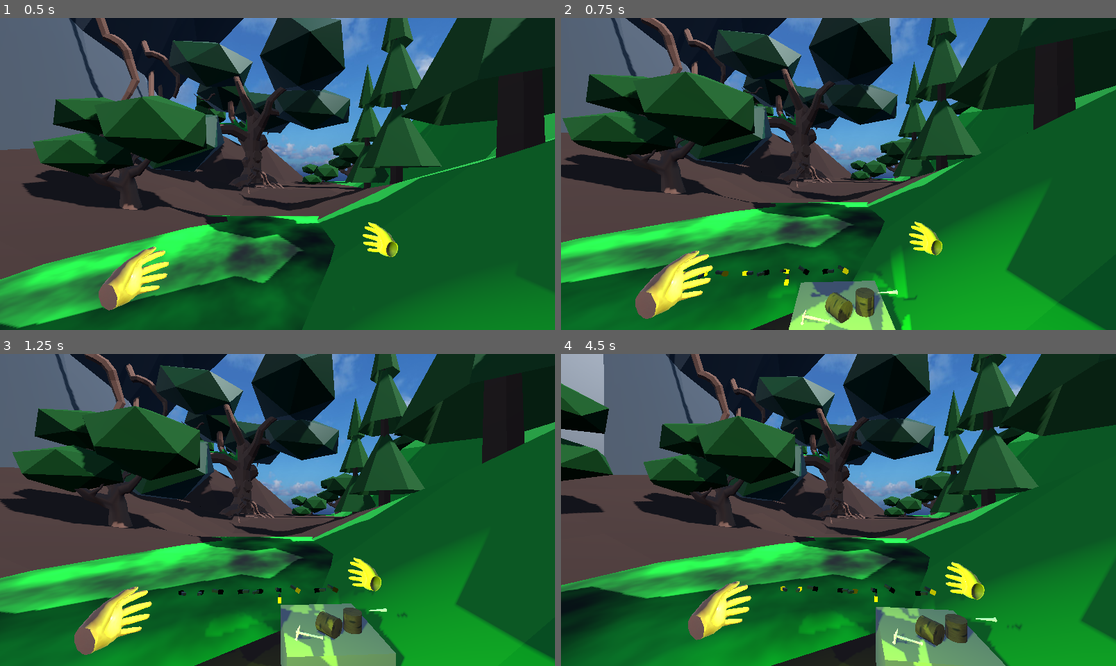
Above: before the commit, frames 1-4 (two rows, left to right).
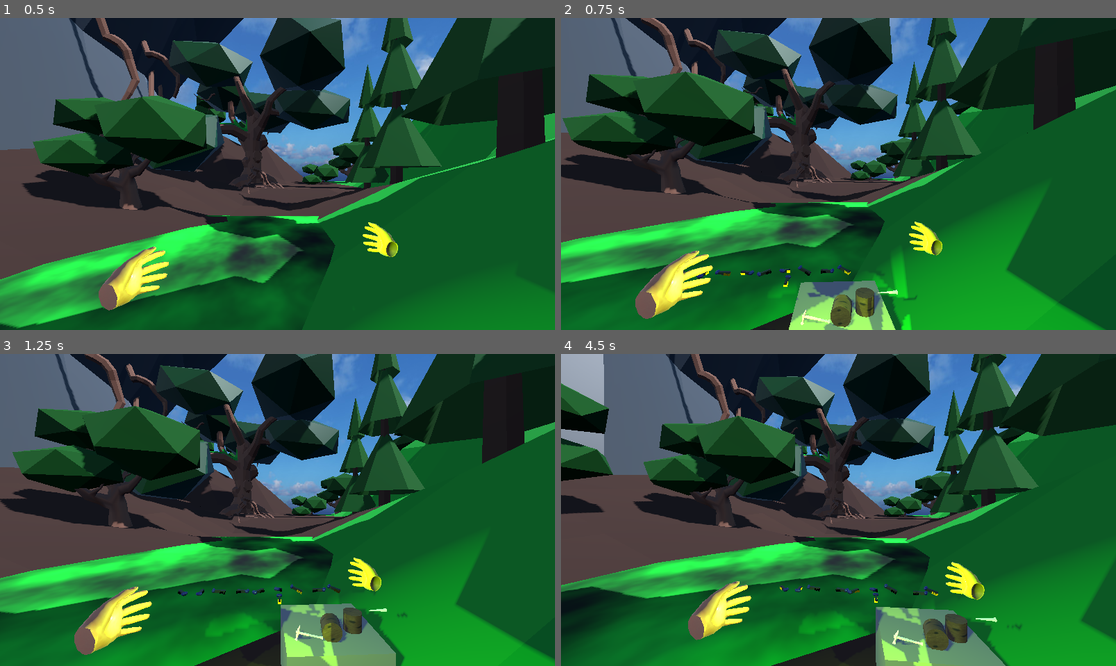
Above: after the commit, the same moments.

Repository: goatchurchprime/gamejamenchanted
Game: Godot game, scene res://main.tscn
Two runs of this game, one before a commit and one after it. Both use one fixed random seed, a clock stepped at 60 frames per second and the inputs below. Sound files missing from this copy of the repository are replaced by a short silence.
Inputs (mouse positions are in pixels of both pictures, inside the frame that each line leads up to):
- Up to frame 1 (0.5 s): no input
- Up to frame 2 (0.75 s): tap Enter (ui_accept) at 0.5 s; move the mouse to (866, 174) at 0.52 s; hold Up (ui_up) from 0.53 s (still down); tap R at 0.6 s; click (866, 174) at 0.67 s
- Up to frame 3 (1.25 s): keep holding Up (ui_up); tap Enter (ui_accept) at 0.77, 1.07 s
- Up to frame 4 (4.5 s): keep holding Up (ui_up); move the mouse to (810, 510) at 1.27 s; tap 1 at 1.35 s; tap Enter (ui_accept) at 1.52, 1.82, 3.02, 3.32, 3.77, 4.07, 4.25 s; move the mouse to (849, 503) at 2.02 s; tap 2 at 2.1 s; move the mouse to (832, 516) at 2.77 s; tap 3 at 2.85 s; click (832, 516) at 2.92 s; move the mouse to (877, 513) at 3.52 s; tap 4 at 3.6 s; move the mouse to (794, 506) at 4.27 s; tap 5 at 4.35 s

Frame 1 is identical in both runs. In frame 2, 0.5% of the frame differs, in the area x 22-59%, y 79-100%; in frame 3, 0.5%; in frame 4, 0.7%, in the area x 39-71%, y 73-96%.

Commit message:
segmented fireflies

Diff:
--- a/enchantedtree/Player.tscn
+++ b/enchantedtree/Player.tscn
@@ -93,88 +93,16 @@
 
 [node name="Skeleton3D" parent="XRControllerLeft/XRToolsCollisionHand/LeftPhysicsHand/Hand_Nails_L/Armature" index="0"]
 bones/1/rotation = Quaternion(0.323537, -2.56581e-05, -0.0272204, 0.945824)
-bones/2/rotation = Quaternion(-0.0904441, -0.0415175, -0.166293, 0.981042)
-bones/3/rotation = Quaternion(-0.0466199, 0.020971, 0.0103276, 0.998639)
-bones/5/rotation = Quaternion(-0.00128455, -0.0116081, -0.0168259, 0.99979)
-bones/6/rotation = Quaternion(0.102925, -0.00993208, -0.00794417, 0.994608)
-bones/7/rotation = Quaternion(-0.012859, -0.0236108, -0.323258, 0.945929)
-bones/8/rotation = Quaternion(0.0120575, -0.00929194, -0.247472, 0.968775)
-bones/10/rotation = Quaternion(-0.0357539, -0.000400032, 0.00636764, 0.99934)
-bones/11/rotation = Quaternion(-0.00264964, -0.00114471, -0.125992, 0.992027)
-bones/12/rotation = Quaternion(0.0394225, 0.00193393, -0.228074, 0.972843)
-bones/13/rotation = Quaternion(-0.0123395, -0.00881294, -0.280669, 0.959685)
-bones/15/rotation = Quaternion(-0.0702656, 0.0101908, -0.0243307, 0.99718)
-bones/16/rotation = Quaternion(-0.0320634, -0.00223624, -0.0686366, 0.997124)
-bones/17/rotation = Quaternion(0.0253452, 0.00812462, -0.249005, 0.968136)
-bones/18/rotation = Quaternion(0.00252232, 0.00788073, -0.243204, 0.96994)
-bones/20/rotation = Quaternion(-0.0917369, 0.0203027, -0.010183, 0.995524)
-bones/21/rotation = Quaternion(-0.0625182, -0.00022572, -0.115393, 0.991351)
-bones/22/rotation = Quaternion(0.0585786, 0.0216483, -0.269905, 0.96086)
-bones/23/rotation = Quaternion(0.00687177, -0.00357275, -0.211953, 0.977249)
 
 [node name="BoneRoot" parent="XRControllerLeft/XRToolsCollisionHand/LeftPhysicsHand/Hand_Nails_L/Armature/Skeleton3D" index="1"]
 transform = Transform3D(1, -1.83077e-05, 1.5264e-08, 1.52677e-08, 0.00166774, 0.999999, -1.83077e-05, -0.999999, 0.00166774, 3.86425e-08, -1.86975e-05, 0.0271756)
 
-[node name="BoneThumbMetacarpal" parent="XRControllerLeft/XRToolsCollisionHand/LeftPhysicsHand/Hand_Nails_L/Armature/Skeleton3D" index="2"]
-transform = Transform3D(0.998519, 0.0514604, -0.0176509, -0.017651, 0.613335, 0.789626, 0.0514604, -0.788145, 0.613335, 0.00999954, 0.0200266, 3.59323e-05)
-
-[node name="BoneThumbProximal" parent="XRControllerLeft/XRToolsCollisionHand/LeftPhysicsHand/Hand_Nails_L/Armature/Skeleton3D" index="3"]
-transform = Transform3D(0.921479, 0.383958, -0.0587628, -0.124052, 0.434264, 0.892203, 0.368087, -0.814856, 0.447796, 0.012311, 0.0475754, -0.0353648)
-
-[node name="BoneThumbDistal" parent="XRControllerLeft/XRToolsCollisionHand/LeftPhysicsHand/Hand_Nails_L/Armature/Skeleton3D" index="4"]
-transform = Transform3D(0.930159, 0.366844, 0.0151708, -0.154037, 0.352396, 0.923087, 0.333283, -0.860954, 0.384292, 0.028494, 0.0658787, -0.0697092)
-
-[node name="BoneIndexMetacarpal" parent="XRControllerLeft/XRToolsCollisionHand/LeftPhysicsHand/Hand_Nails_L/Armature/Skeleton3D" index="5"]
-transform = Transform3D(0.999165, 0.0336562, -0.0231681, 0.0231985, -0.00051113, 0.999731, 0.0336353, -0.999433, -0.00129147, -0.0100005, 0.0224317, 3.59286e-05)
-
-[node name="BoneIndexProximal" parent="XRControllerLeft/XRToolsCollisionHand/LeftPhysicsHand/Hand_Nails_L/Armature/Skeleton3D" index="6"]
-transform = Transform3D(0.997821, 0.0419384, -0.0509326, 0.0413169, 0.204661, 0.97796, 0.0514381, -0.977934, 0.202483, -0.00729559, 0.0223907, -0.0802861)
-
-[node name="BoneIndexMiddle" parent="XRControllerLeft/XRToolsCollisionHand/LeftPhysicsHand/Hand_Nails_L/Armature/Skeleton3D" index="7"]
-transform = Transform3D(0.759851, 0.644453, -0.0854741, -0.040588, 0.178251, 0.983148, 0.648829, -0.743577, 0.161601, -0.00569705, 0.0301916, -0.117561)
-
-[node name="BoneIndexDistal" parent="XRControllerLeft/XRToolsCollisionHand/LeftPhysicsHand/Hand_Nails_L/Armature/Skeleton3D" index="8"]
-transform = Transform3D(0.356468, 0.927111, -0.115741, -0.109286, 0.164404, 0.98032, 0.927894, -0.336804, 0.159925, 0.0145038, 0.035779, -0.140869)
-
-[node name="BoneMiddleMetacarpal" parent="XRControllerLeft/XRToolsCollisionHand/LeftPhysicsHand/Hand_Nails_L/Armature/Skeleton3D" index="9"]
-transform = Transform3D(0.999918, -0.0127165, -0.00125617, 0.000365489, -0.0698022, 0.997561, -0.0127732, -0.99748, -0.0697919, -0.0100005, 0.00355416, 3.59286e-05)
-
-[node name="BoneMiddleProximal" parent="XRControllerLeft/XRToolsCollisionHand/LeftPhysicsHand/Hand_Nails_L/Armature/Skeleton3D" index="10"]
-transform = Transform3D(0.971345, 0.237654, -0.00293004, 0.0207339, -0.0724503, 0.997156, 0.236766, -0.968644, -0.0753018, -0.0110237, -0.00206236, -0.0802245)
-
-[node name="BoneMiddleMiddle" parent="XRControllerLeft/XRToolsCollisionHand/LeftPhysicsHand/Hand_Nails_L/Armature/Skeleton3D" index="11"]
-transform = Transform3D(0.764922, 0.643161, -0.0351718, 0.0290327, 0.0201225, 0.999376, 0.643468, -0.765466, -0.00328059, -0.000328456, -0.00532286, -0.123817)
-
-[node name="BoneMiddleDistal" parent="XRControllerLeft/XRToolsCollisionHand/LeftPhysicsHand/Hand_Nails_L/Armature/Skeleton3D" index="12"]
-transform = Transform3D(0.297115, 0.95453, -0.0243818, 0.0374454, 0.0138673, 0.999202, 0.954107, -0.297791, -0.0316226, 0.0205207, -0.00467056, -0.148631)
-
-[node name="BoneRingMetacarpal" parent="XRControllerLeft/XRToolsCollisionHand/LeftPhysicsHand/Hand_Nails_L/Armature/Skeleton3D" index="13"]
-transform = Transform3D(0.998609, 0.047074, 0.0237409, -0.0169882, -0.138981, 0.990149, 0.0499098, -0.989175, -0.137988, -0.0100005, -0.0130734, 3.59304e-05)
-
-[node name="BoneRingProximal" parent="XRControllerLeft/XRToolsCollisionHand/LeftPhysicsHand/Hand_Nails_L/Armature/Skeleton3D" index="14"]
-transform = Transform3D(0.982964, 0.181854, 0.0266582, 0.0109494, -0.202722, 0.979175, 0.183471, -0.962202, -0.20126, -0.00651963, -0.0233502, -0.0731075)
-
 [node name="BoneRingMiddle" parent="XRControllerLeft/XRToolsCollisionHand/LeftPhysicsHand/Hand_Nails_L/Armature/Skeleton3D" index="15"]
 transform = Transform3D(0.772579, 0.634603, 0.0200164, 0.0794845, -0.127948, 0.98859, 0.629924, -0.762173, -0.149291, 0.000778394, -0.0314857, -0.111722)
 
-[node name="BoneRingDistal" parent="XRControllerLeft/XRToolsCollisionHand/LeftPhysicsHand/Hand_Nails_L/Armature/Skeleton3D" index="16"]
-transform = Transform3D(0.381387, 0.924068, 0.025339, 0.114105, -0.0742599, 0.990689, 0.917346, -0.374945, -0.133762, 0.0184188, -0.0350424, -0.132908)
-
-[node name="BonePinkyMetacarpal" parent="XRControllerLeft/XRToolsCollisionHand/LeftPhysicsHand/Hand_Nails_L/Armature/Skeleton3D" index="17"]
-transform = Transform3D(0.998969, 0.0165318, 0.0422887, -0.0385953, -0.181426, 0.982647, 0.0239172, -0.983265, -0.180601, -4.58211e-07, -0.0299734, 3.59304e-05)
-
-[node name="BonePinkyProximal" parent="XRControllerLeft/XRToolsCollisionHand/LeftPhysicsHand/Hand_Nails_L/Armature/Skeleton3D" index="18"]
-transform = Transform3D(0.969212, 0.239304, 0.0579745, 0.0185535, -0.305761, 0.951928, 0.245527, -0.921544, -0.300787, 0.00108587, -0.0418952, -0.0645756)
-
-[node name="BonePinkyMiddle" parent="XRControllerLeft/XRToolsCollisionHand/LeftPhysicsHand/Hand_Nails_L/Armature/Skeleton3D" index="19"]
-transform = Transform3D(0.699331, 0.713816, 0.0374602, 0.103947, -0.153407, 0.982681, 0.707199, -0.683325, -0.181481, 0.00901247, -0.0520231, -0.0951004)
-
-[node name="BonePinkyDistal" parent="XRControllerLeft/XRToolsCollisionHand/LeftPhysicsHand/Hand_Nails_L/Armature/Skeleton3D" index="20"]
-transform = Transform3D(0.340891, 0.939844, 0.0220291, 0.162162, -0.081867, 0.983362, 0.926011, -0.331647, -0.180315, 0.0218786, -0.0547881, -0.107417)
-
 [node name="AnimationTree" parent="XRControllerLeft/XRToolsCollisionHand/LeftPhysicsHand" index="1"]
 root_node = NodePath("../Hand_Nails_L")
-tree_root = SubResource("AnimationNodeBlendTree_efikj")
+tree_root = SubResource("AnimationNodeBlendTree_0pi4m")
 
 [node name="HandLight" type="OmniLight3D" parent="XRControllerLeft/XRToolsCollisionHand"]
 transform = Transform3D(1, 0, 0, 0, 1, 0, 0, 0, 1, -0.0140342, -0.0433026, 0.0940291)
--- a/enchantedtree/goatcode/fire_fly.tscn
+++ b/enchantedtree/goatcode/fire_fly.tscn
@@ -7,15 +7,24 @@
 height = 0.12
 
 [sub_resource type="BoxMesh" id="BoxMesh_074og"]
-size = Vector3(0.005, 0.005, 0.02)
+size = Vector3(0.005, 0.005, 0.025)
 
 [sub_resource type="StandardMaterial3D" id="StandardMaterial3D_cegan"]
 albedo_color = Color(0.176419, 0.176419, 0.176419, 1)
 metallic = 0.55
 roughness = 0.28
 
+[sub_resource type="CapsuleMesh" id="CapsuleMesh_g0mfo"]
+radius = 0.003
+height = 0.012
+
+[sub_resource type="StandardMaterial3D" id="StandardMaterial3D_k27k2"]
+albedo_color = Color(0.176471, 0.176471, 0.603922, 1)
+metallic = 0.55
+roughness = 0.28
+
 [sub_resource type="BoxMesh" id="BoxMesh_82xsv"]
-size = Vector3(0.007, 0.007, 0.01)
+size = Vector3(0.007, 0.004, 0.003)
 
 [sub_resource type="StandardMaterial3D" id="StandardMaterial3D_getpj"]
 resource_local_to_scene = true
@@ -23,6 +32,7 @@
 albedo_color = Color(1, 1, 0.207843, 1)
 
 [node name="FireFly" type="RigidBody3D"]
+transform = Transform3D(0.999633, 0, -0.0270842, 0, 1, 0, 0.0270842, 0, 0.999633, 0, 0, 0)
 collision_layer = 131072
 collision_mask = 131073
 freeze = true
@@ -36,13 +46,28 @@
 shape = SubResource("CapsuleShape3D_yaehf")
 
 [node name="Body" type="MeshInstance3D" parent="."]
-transform = Transform3D(5, 0, 0, 0, 5, 0, 0, 0, 5, 0, 0, -0.0298997)
+transform = Transform3D(5, 0, 0, 0, 4.95959, 0.634371, 0, -0.634371, 4.95959, 0, 0.00248706, -0.00996401)
 mesh = SubResource("BoxMesh_074og")
 surface_material_override/0 = SubResource("StandardMaterial3D_cegan")
+
+[node name="Eyes" type="MeshInstance3D" parent="."]
+transform = Transform3D(-2.18557e-07, -5, 0, 5, -2.18557e-07, 0, 0, 0, 5, -0.00149795, 0.00248706, -0.0652508)
+mesh = SubResource("CapsuleMesh_g0mfo")
+surface_material_override/0 = SubResource("StandardMaterial3D_k27k2")
 
 [node name="Glow" type="MeshInstance3D" parent="."]
 transform = Transform3D(5, 0, 0, 0, 5, 0, 0, 0, 5, 0, -0.00211293, 0.00920069)
 mesh = SubResource("BoxMesh_82xsv")
 surface_material_override/0 = SubResource("StandardMaterial3D_getpj")
 
+[node name="Glow2" type="MeshInstance3D" parent="."]
+transform = Transform3D(5, 0, 0, 0, 5, 0, 0, 0, 5, 0, -0.00211293, 0.0278268)
+mesh = SubResource("BoxMesh_82xsv")
+surface_material_override/0 = SubResource("StandardMaterial3D_getpj")
+
+[node name="Glow3" type="MeshInstance3D" parent="."]
+transform = Transform3D(5, 0, 0, 0, 5, 0, 0, 0, 5, 0, -0.00211293, 0.0475617)
+mesh = SubResource("BoxMesh_82xsv")
+surface_material_override/0 = SubResource("StandardMaterial3D_getpj")
+
 [connection signal="body_shape_entered" from="." to="." method="_on_body_shape_entered"]
Not shown: 1 places in enchantedtree/Player.tscn that only renumber resources
Not shown: 1 places in enchantedtree/goatcode/fire_fly.tscn that only renumber resources
